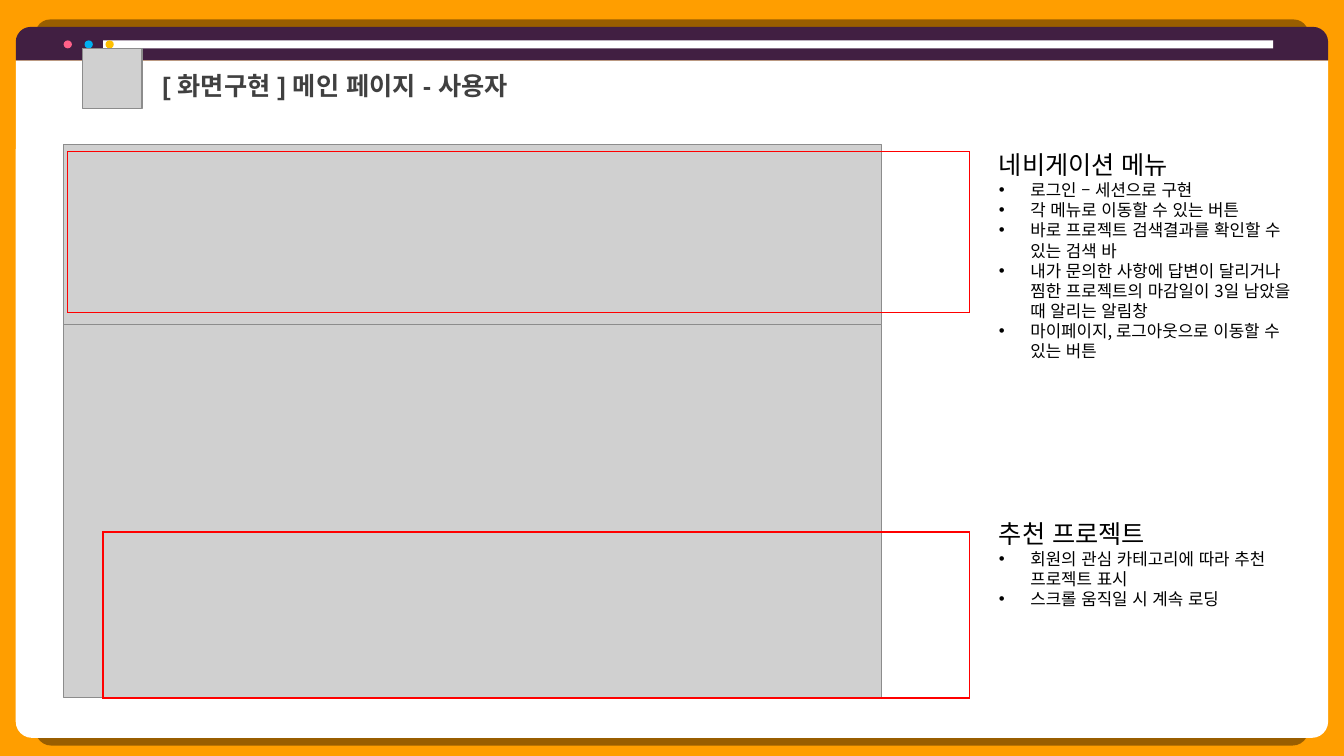
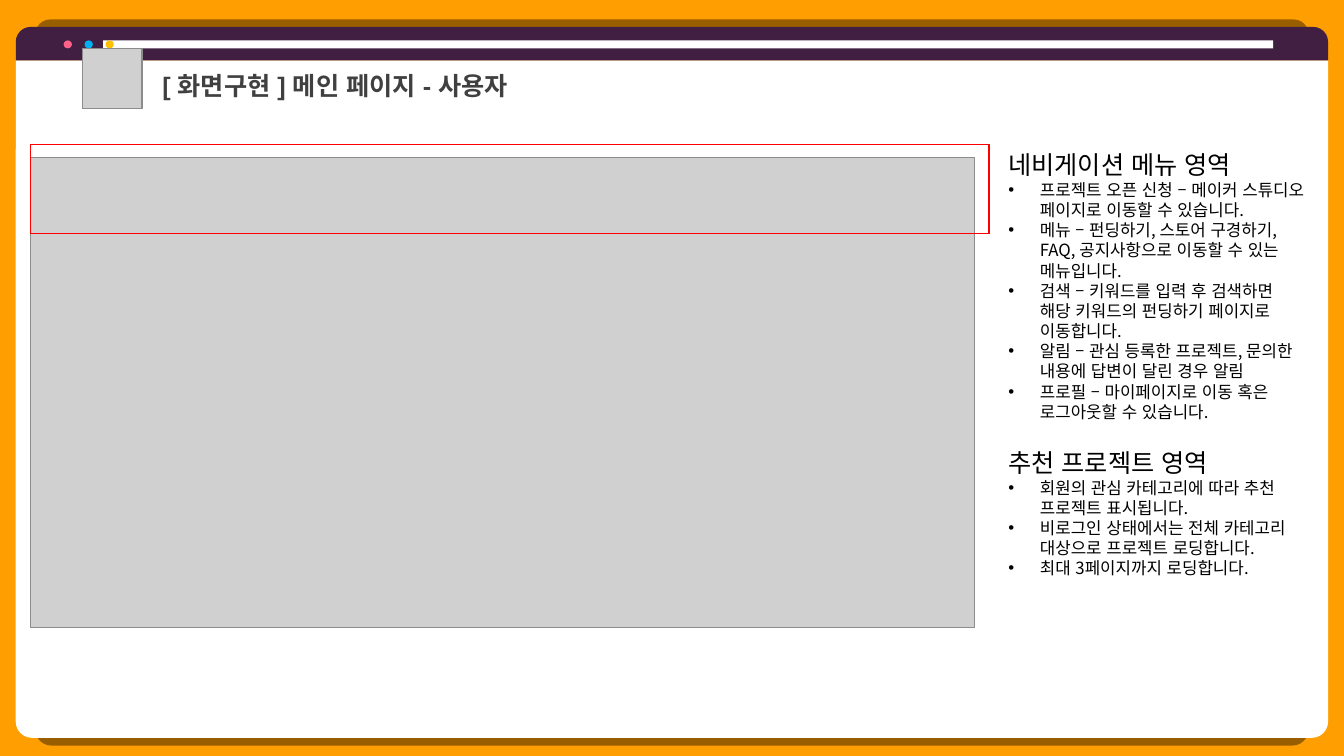
Before and after one commit to hhsw07/ezen-academy-projects, a slide deck: slide 3 of 0 발표용 파워포인트/project06 - 파워포인트 종합 - 형준.pptx. Drawn at 1344x756 pixels with LibreOffice and Linux fonts; fonts in the diff are those of the drawing; grey boxes stand for pictures. Boxes give left, top, right and bottom in pixels: in the first picture for what was removed or moved away, otherwise in the second. Text is boxed around its words. In the diff, an @@ line names an element or a change of style, - is before the commit and + after.

```diff
--- a/0 발표용 파워포인트/project06 - 파워포인트 종합 - 형준.pptx
+++ b/0 발표용 파워포인트/project06 - 파워포인트 종합 - 형준.pptx
@@ rectangle: place and size @@
-rectangle at <box>68,151,970,313</box>
+rectangle at <box>30,144,989,233</box>
@@ picture: place and size @@
-picture at <box>64,144,882,477</box>
+picture at <box>30,157,974,628</box>
@@ text at <box>1008,153,1304,420</box>: text changed @@
-네비게이션 메뉴
-• 로그인 – 세션으로 구현
-• 각 메뉴로 이동할 수 있는 버튼
-• 바로 프로젝트 검색결과를 확인할 수 있는 검색 바
-• 내가 문의한 사항에 답변이 달리거나 찜한 프로젝트의 마감일이 3일 남았을 때 알리는 알림창
-• 마이페이지, 로그아웃으로 이동할 수 있는 버튼
+네비게이션 메뉴 영역
+• 프로젝트 오픈 신청 – 메이커 스튜디오 페이지로 이동할 수 있습니다.
+• 메뉴 – 펀딩하기, 스토어 구경하기, FAQ, 공지사항으로 이동할 수 있는 메뉴입니다.
+• 검색 – 키워드를 입력 후 검색하면 해당 키워드의 펀딩하기 페이지로 이동합니다.
+• 알림 – 관심 등록한 프로젝트, 문의한 내용에 답변이 달린 경우 알림
+• 프로필 – 마이페이지로 이동 혹은 로그아웃할 수 있습니다.
@@ picture removed at <box>64,325,882,698</box> @@
@@ text at <box>1008,451,1286,576</box>: text changed @@
-추천 프로젝트
-• 회원의 관심 카테고리에 따라 추천 프로젝트 표시
-• 스크롤 움직일 시 계속 로딩
+추천 프로젝트 영역
+• 회원의 관심 카테고리에 따라 추천 프로젝트 표시됩니다.
+• 비로그인 상태에서는 전체 카테고리 대상으로 프로젝트 로딩합니다.
+• 최대 3페이지까지 로딩합니다.
@@ rectangle removed at <box>103,532,970,699</box> @@
```
Also in this commit, not shown: 15 other slides changed, 8 slides added, 22 slides removed, 12 other files.
